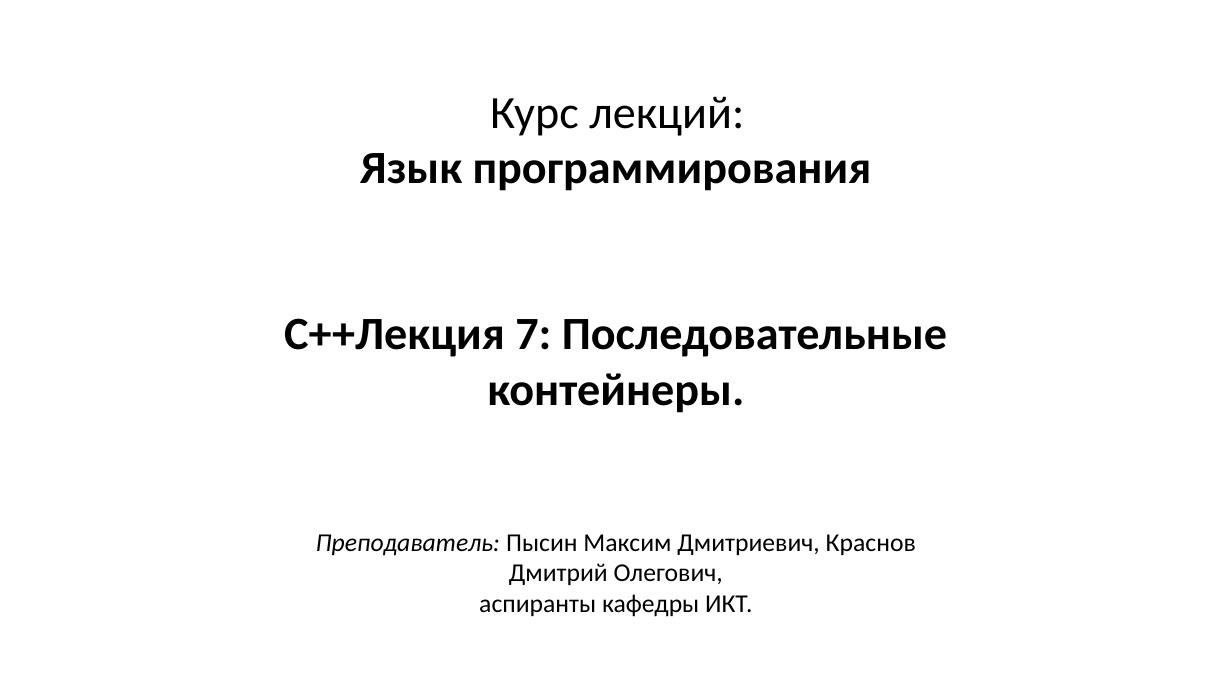
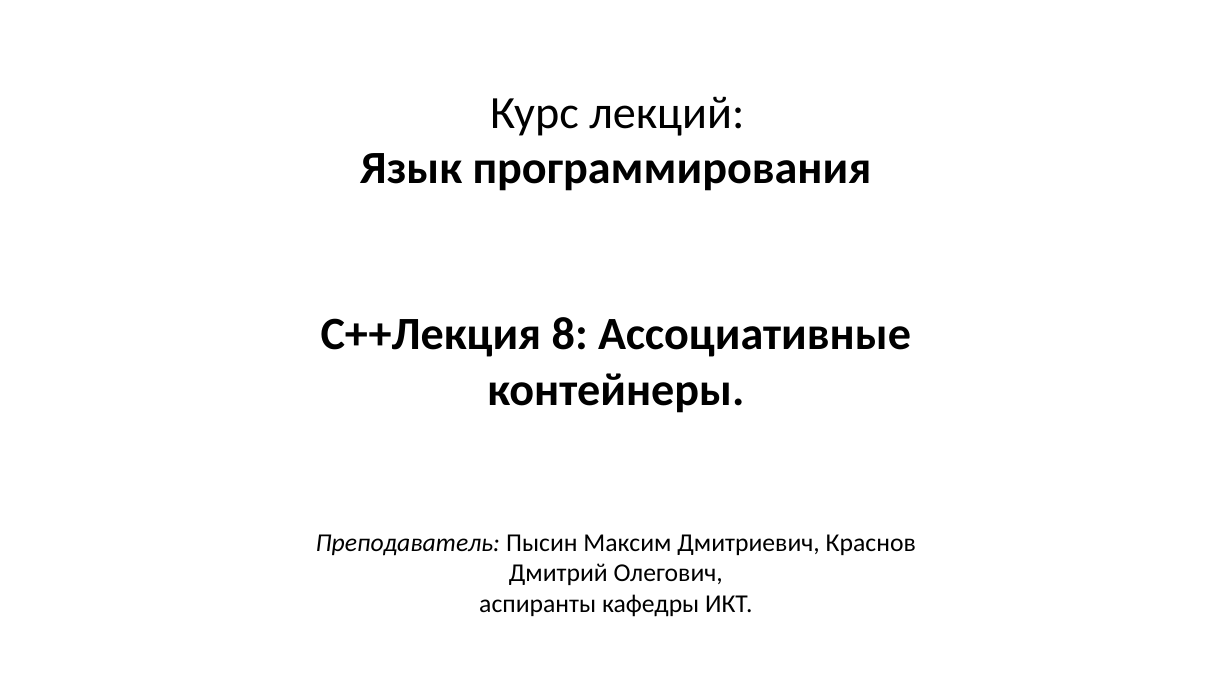
Before and after one commit to MUCTR-IKT-CPP/cpp_course, a slide deck: slide 1 of Lections/8/Ассоциативные контейнеры.pptx. Drawn at 1232x693 pixels with LibreOffice and Linux fonts; fonts in the diff are those of the drawing. Boxes give left, top, right and bottom in pixels: in the first picture for what was removed or moved away, otherwise in the second. Text is boxed around its words. In the diff, an @@ line names an element or a change of style, - is before the commit and + after.

Commit message:
Исправлено название лекции в презентации

```diff
--- a/Lections/8/Ассоциативные контейнеры.pptx
+++ b/Lections/8/Ассоциативные контейнеры.pptx
@@ text at bbox=[321, 317, 911, 413]: text changed @@
-C++Лекция 7: Последовательные контейнеры.
+C++Лекция 8: Ассоциативные контейнеры.
```
